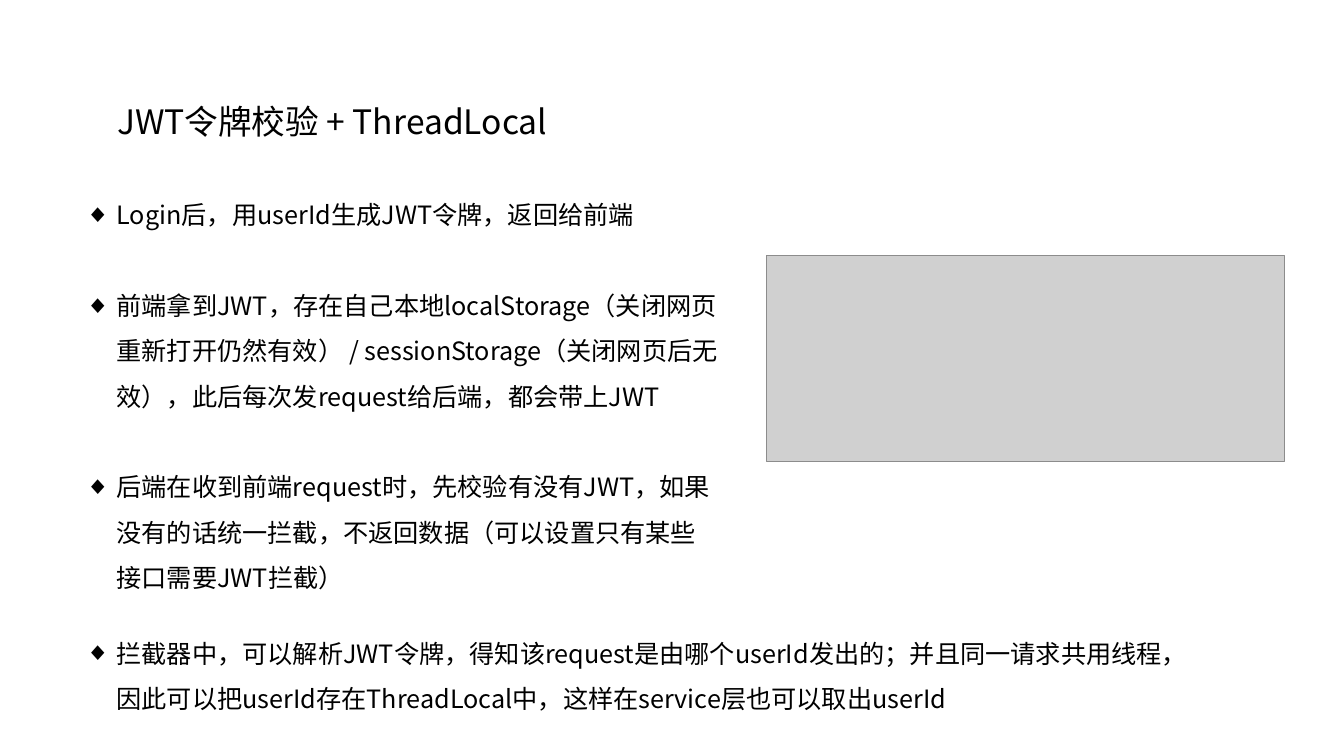
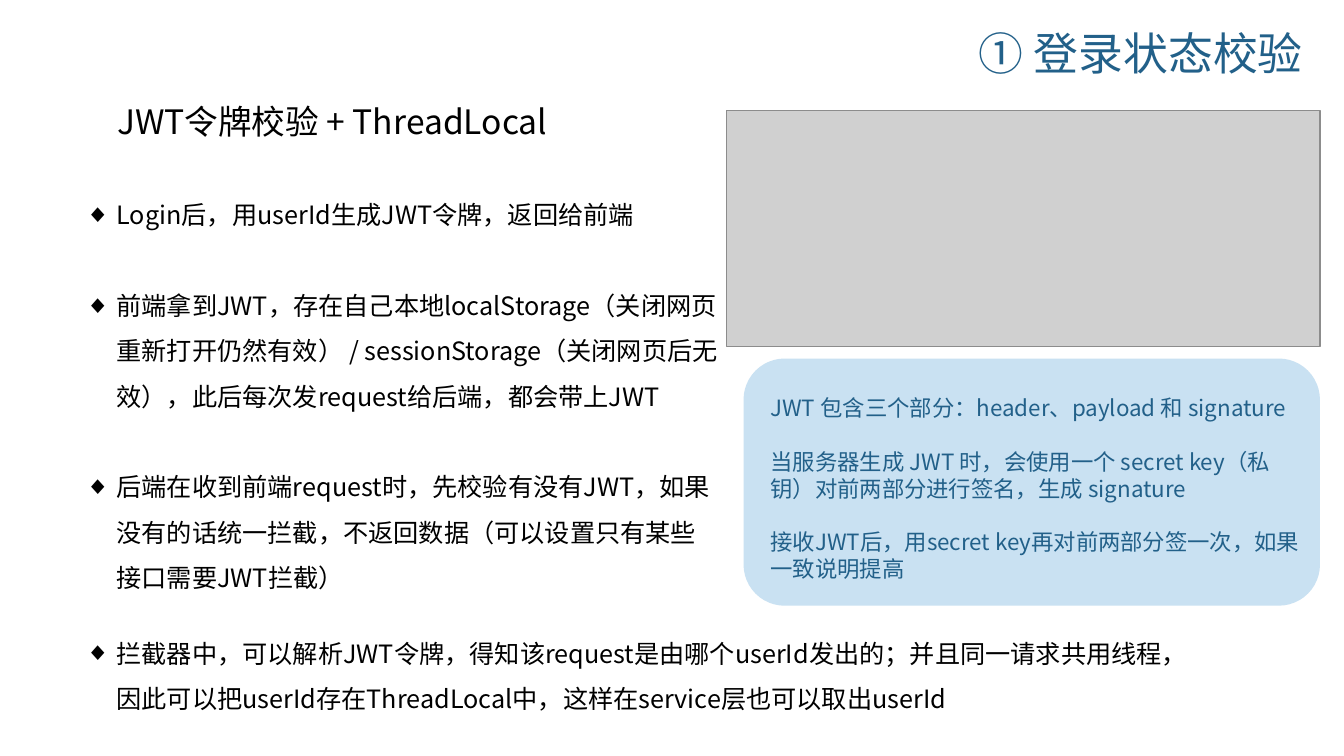
Before and after one commit to 7000qwq/gold, a slide deck: slide 44 of design.pptx (slide 43 before the commit). Drawn at 1344x756 pixels with LibreOffice and Linux fonts; fonts in the diff are those of the drawing; grey boxes stand for pictures. Boxes give left, top, right and bottom in pixels: in the first picture for what was removed or moved away, otherwise in the second. Text is boxed around its words. In the diff, an @@ line names an element or a change of style, - is before the commit and + after.

```diff
--- a/design.pptx
+++ b/design.pptx
@@ text added at bbox=[979, 32, 1303, 74], 32 pt, text #226089 @@
+① 登录状态校验
@@ picture: place and size @@
-picture at bbox=[767, 256, 1286, 462]
+picture at bbox=[727, 111, 1321, 347]
@@ rounded rectangle added at bbox=[744, 359, 1321, 606], fill #C9E1F2 @@
@@ text added at bbox=[770, 397, 1299, 579], 16 pt, text #226089 @@
+JWT 包含三个部分：header、payload 和 signature
+当服务器生成 JWT 时，会使用一个 secret key（私钥）对前两部分进行签名，生成 signature
+接收JWT后，用secret key再对前两部分签一次，如果一致说明提高
```
Also in this commit, not shown: 6 other slides changed, 7 slides added, 1 slide removed, 32 other files.
